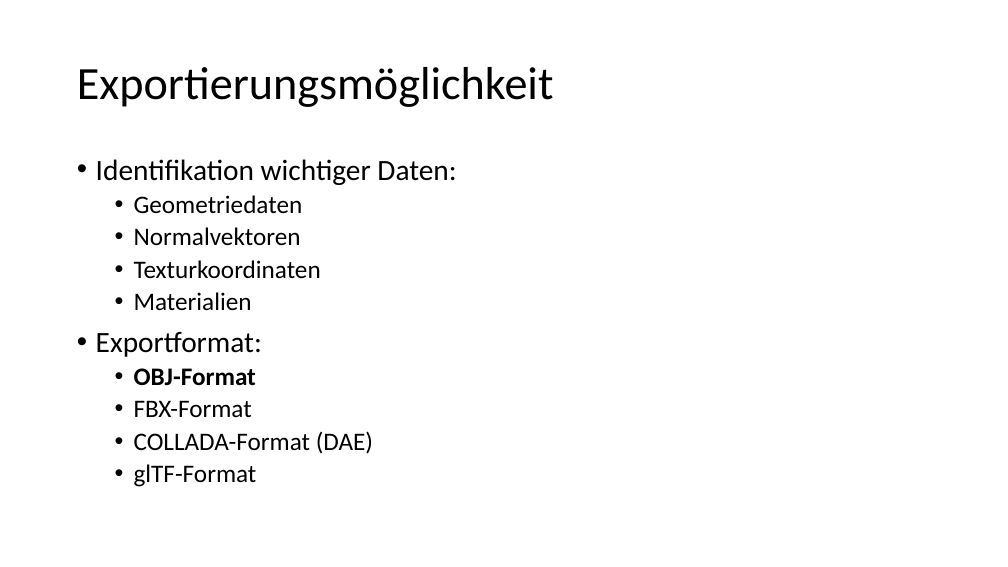
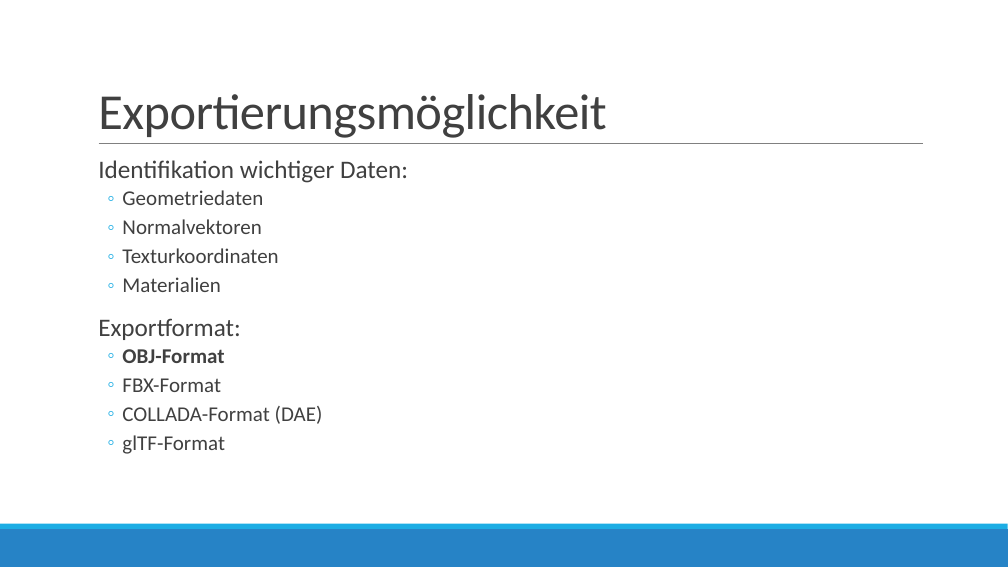
Before and after one commit to JanNiclasRuppenthal/SP_Portfolio01, a slide deck: slide 11 of slides/Portfolio01_Slides.pptx. Drawn at 1008x567 pixels with LibreOffice and Linux fonts; fonts in the diff are those of the drawing. Boxes give left, top, right and bottom in pixels: in the first picture for what was removed or moved away, otherwise in the second. Text is boxed around its words. In the diff, an @@ line names an element or a change of style, - is before the commit and + after.

```diff
--- a/slides/Portfolio01_Slides.pptx
+++ b/slides/Portfolio01_Slides.pptx
@@ title "Exportierungsmöglichkeit": place and size @@
-title "Exportierungsmöglichkeit" at (77,67,554,107)
+title "Exportierungsmöglichkeit" at (98,94,606,138)
@@ title "Exportierungsmöglichkeit" at (98,94,606,138): size 44 to 48 pt, text colour #000000 to #404040, letter spacing 0 to -0.5 pt; line spacing 0.9 to 0.85; vertical alignment middle to bottom @@
@@ line added from (99, 144) to (923, 144), #808080 0.5 pt @@
@@ text "Identifikation wichtiger Daten:" at (98,160,408,454): size 28 to 24 pt in "Identifikation wichtiger Daten:", "Exportformat:"; text colour #000000 to #404040; size 24 to 20 pt in "Geometriedaten", "Normalvektoren", "Texturkoordinaten", "Materialien" and 4 more places; bullet • to  ; more space between paragraphs; bullet • to ◦ @@
@@ rectangle added at (0,529,1008,567), fill #2683C6 @@
@@ rectangle added at (0,524,1008,529), fill #1CADE4 @@
```
Also in this commit, not shown: 11 other slides changed, 1 slide added, 1 slide removed, 2 other files.
